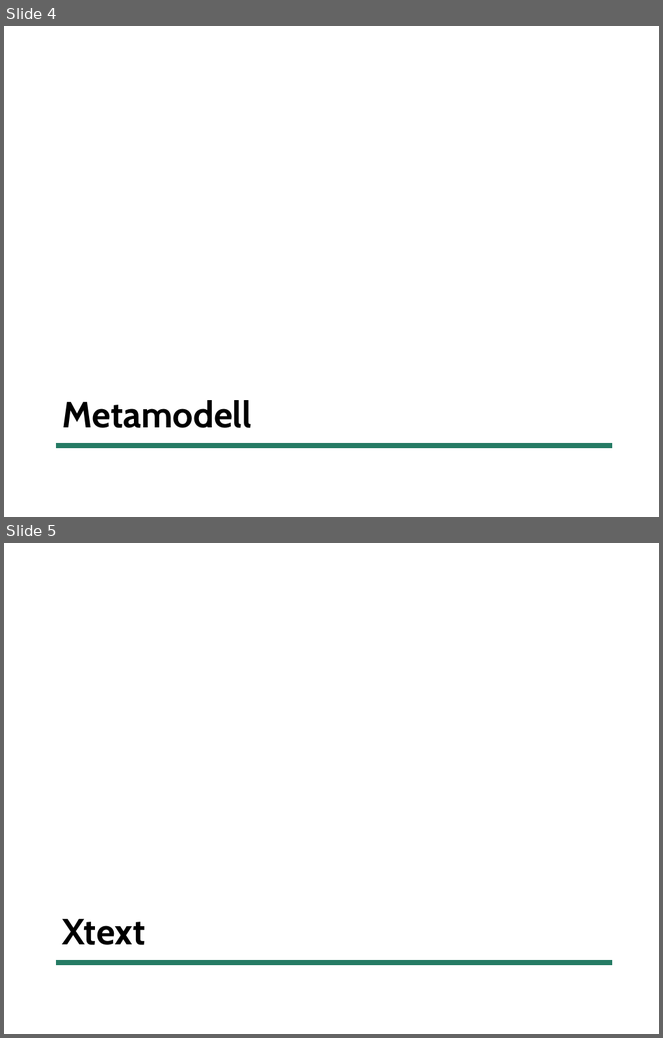
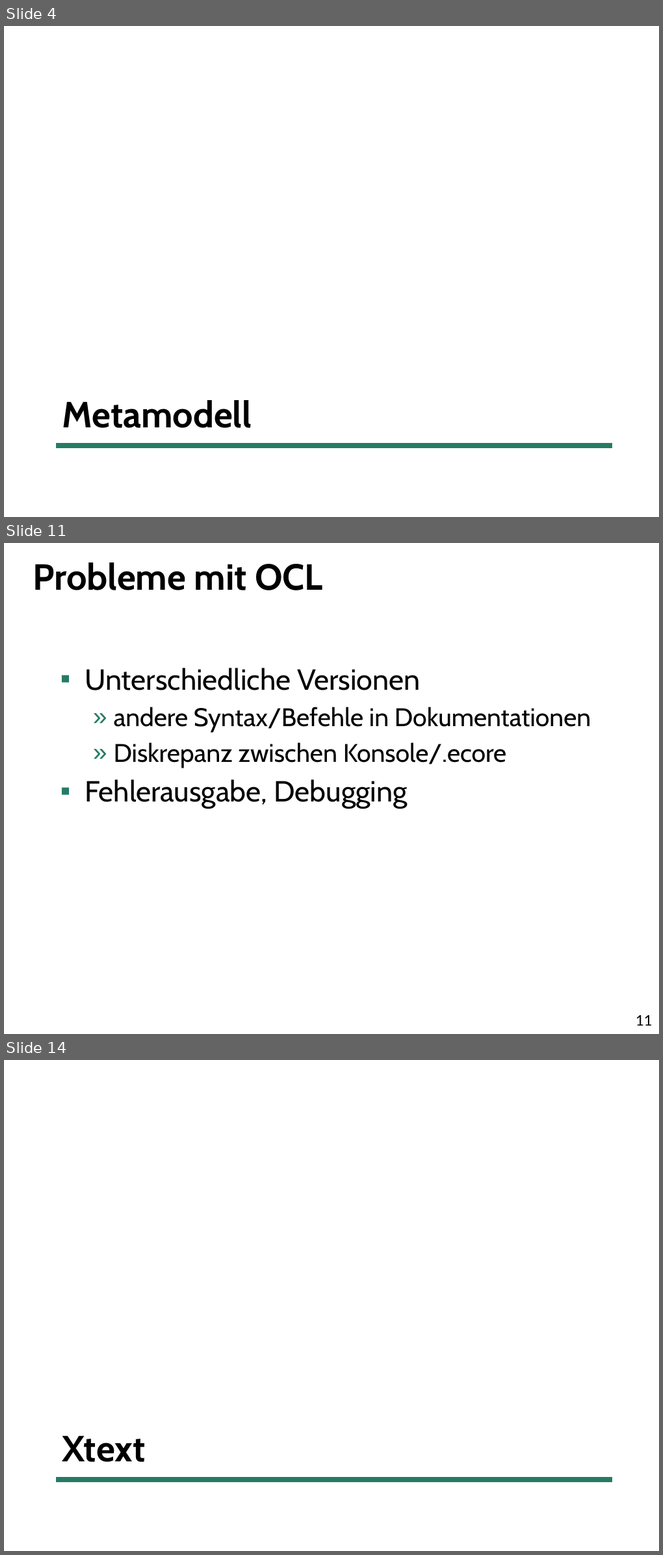
Before and after one commit to uwecl/MDSD-Praktikum, a slide deck: presentation/MDSD-Abschlusspraesentation.pptx. Shown one above the other, each under a label of ours: slides 4 and 5 before the commit, slides 4, 11 and 14 after it; the slides between them are not shown. The pictures are 663x1038 and 663x1555 pixels, drawn with LibreOffice and Linux fonts; fonts in the diff are those of the drawing. Boxes give left, top, right and bottom in pixels: in the first picture for what was removed or moved away, otherwise in the second. Text is boxed around its words. In the diff, an @@ line names an element or a change of style, - is before the commit and + after.

```diff
--- a/presentation/MDSD-Abschlusspraesentation.pptx
+++ b/presentation/MDSD-Abschlusspraesentation.pptx
@@ slide 11 added at [4,543,659,1034], background #FFFFFF @@
@@ title added at [33,563,323,590], 40 pt, text #000000, bold @@
+Probleme mit OCL
@@ text added at [85,668,591,809], 28 pt, text #000000 @@
+▪ Unterschiedliche Versionen
+  » andere Syntax/Befehle in Dokumentationen
+  » Diskrepanz zwischen Konsole/.ecore
+▪ Fehlerausgabe, Debugging
@@ page number added at [636,1016,653,1026], 16 pt, text #000000 @@
+11
@@ what was slide 5 is now slide 14 @@
```
Also in this commit, not shown: 1 slide changed, 8 other slides added.
